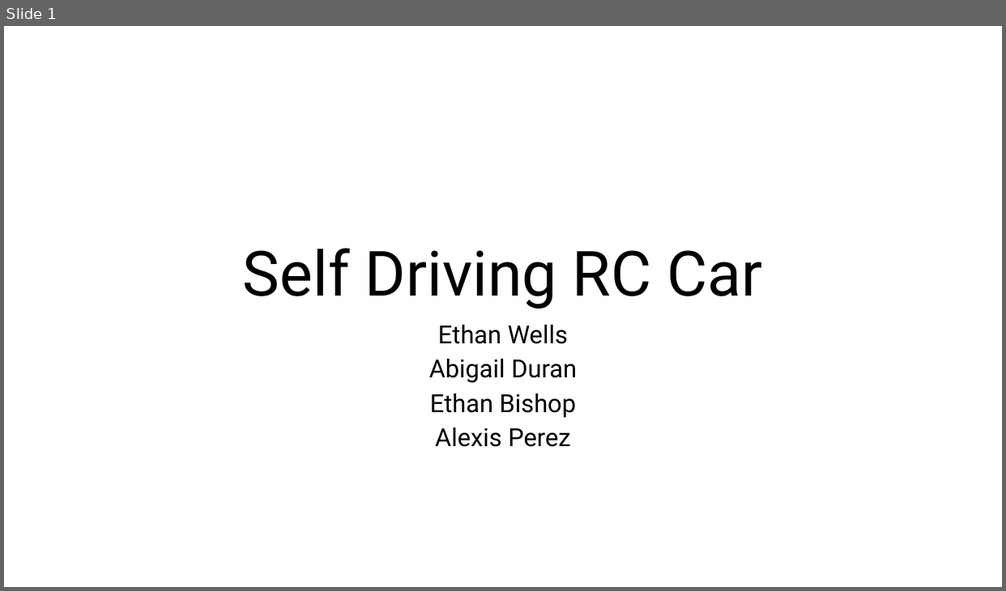
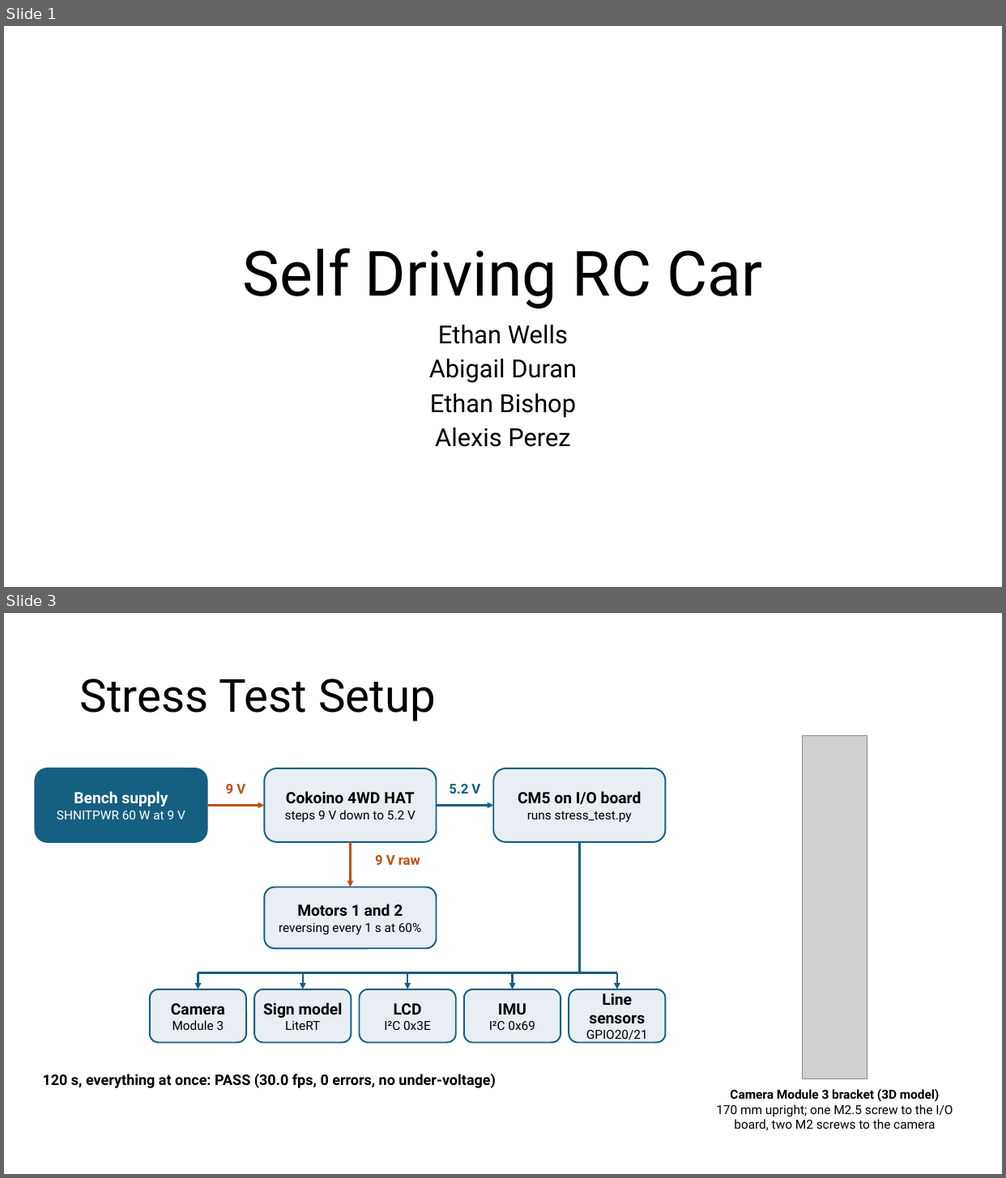
Before and after one commit to EthanWellsSr/BuggyBot, a slide deck: Weekly Reports/Self-Driving-RC-Car.pptx. Shown one above the other, each under a label of ours: slide 1 before the commit, slides 1 and 3 after it; the slides between them are not shown. The pictures are 1006x591 and 1006x1178 pixels, drawn with LibreOffice and Linux fonts; fonts in the diff are those of the drawing; grey boxes stand for pictures. Boxes give left, top, right and bottom in pixels: in the first picture for what was removed or moved away, otherwise in the second. Text is boxed around its words. In the diff, an @@ line names an element or a change of style, - is before the commit and + after.

```diff
--- a/Weekly Reports/Self-Driving-RC-Car.pptx
+++ b/Weekly Reports/Self-Driving-RC-Car.pptx
@@ slide 3 added at (4, 613, 1002, 1174), background #FFFFFF @@
@@ title added at (80, 679, 436, 722), 44 pt, text #000000 @@
+Stress Test Setup
@@ picture added at (802, 736, 867, 1080) @@
@@ rounded rectangle added at (36, 769, 207, 842), fill #155F83, outline #155F83 1.5 pt, 12 pt, text #FFFFFF @@
+Bench supply
+SHNITPWR 60 W at 9 V
@@ rounded rectangle added at (265, 769, 437, 842), fill #E8EEF3, outline #155F83 1.5 pt, 12 pt, text #000000 @@
+Cokoino 4WD HAT
+steps 9 V down to 5.2 V
@@ rounded rectangle added at (493, 769, 666, 842), fill #E8EEF3, outline #155F83 1.5 pt, 12 pt, text #000000 @@
+CM5 on I/O board
+runs stress_test.py
@@ arrow added from (206, 806) to (265, 806), #C05010 2 pt @@
@@ text added at (226, 784, 245, 794), 13 pt, text #C05010, bold @@
+9 V
@@ arrow added from (436, 806) to (493, 806), #155F83 2 pt @@
@@ text added at (449, 784, 480, 794), 13 pt, text #155F83, bold @@
+5.2 V
@@ arrow added from (351, 842) to (351, 887), #C05010 2 pt @@
@@ text added at (375, 855, 420, 865), 13 pt, text #C05010, bold @@
+9 V raw
@@ line added from (580, 842) to (580, 973), #155F83 2 pt @@
@@ rounded rectangle added at (265, 887, 437, 948), fill #E8EEF3, outline #155F83 1.5 pt, 12 pt, text #000000 @@
+Motors 1 and 2
+reversing every 1 s at 60%
@@ line added from (198, 973) to (617, 973), #155F83 2 pt @@
@@ arrow added from (198, 973) to (198, 990), #155F83 2 pt @@
@@ arrow added from (303, 973) to (303, 990), #155F83 2 pt @@
@@ arrow added from (407, 973) to (407, 990), #155F83 2 pt @@
@@ arrow added from (513, 973) to (513, 990), #155F83 2 pt @@
@@ arrow added from (617, 973) to (617, 990), #155F83 2 pt @@
@@ rounded rectangle added at (150, 990, 246, 1043), fill #E8EEF3, outline #155F83 1.5 pt, 12 pt, text #000000 @@
+Camera
+Module 3
@@ rounded rectangle added at (255, 990, 351, 1043), fill #E8EEF3, outline #155F83 1.5 pt, 15 pt, text #000000, bold @@
+Sign model
+LiteRT
@@ rounded rectangle added at (360, 990, 456, 1043), fill #E8EEF3, outline #155F83 1.5 pt, 12 pt, text #000000 @@
+LCD
+I²C 0x3E
@@ rounded rectangle added at (464, 990, 561, 1043), fill #E8EEF3, outline #155F83 1.5 pt, 12 pt, text #000000 @@
+IMU
+I²C 0x69
@@ rounded rectangle added at (569, 990, 666, 1043), fill #E8EEF3, outline #155F83 1.5 pt, 15 pt, text #000000, bold @@
+Line sensors
+GPIO20/21
@@ text added at (43, 1074, 496, 1088), 14 pt, text #000000, bold @@
+120 s, everything at once: PASS (30.0 fps, 0 errors, no under-voltage)
@@ text added at (716, 1089, 953, 1131), 12 pt, text #000000 @@
+Camera Module 3 bracket (3D model)
+170 mm upright; one M2.5 screw to the I/O board, two M2 screws to the camera
```
Also in this commit, not shown: 5 slides changed, 4 other slides added, 5 slides removed.
